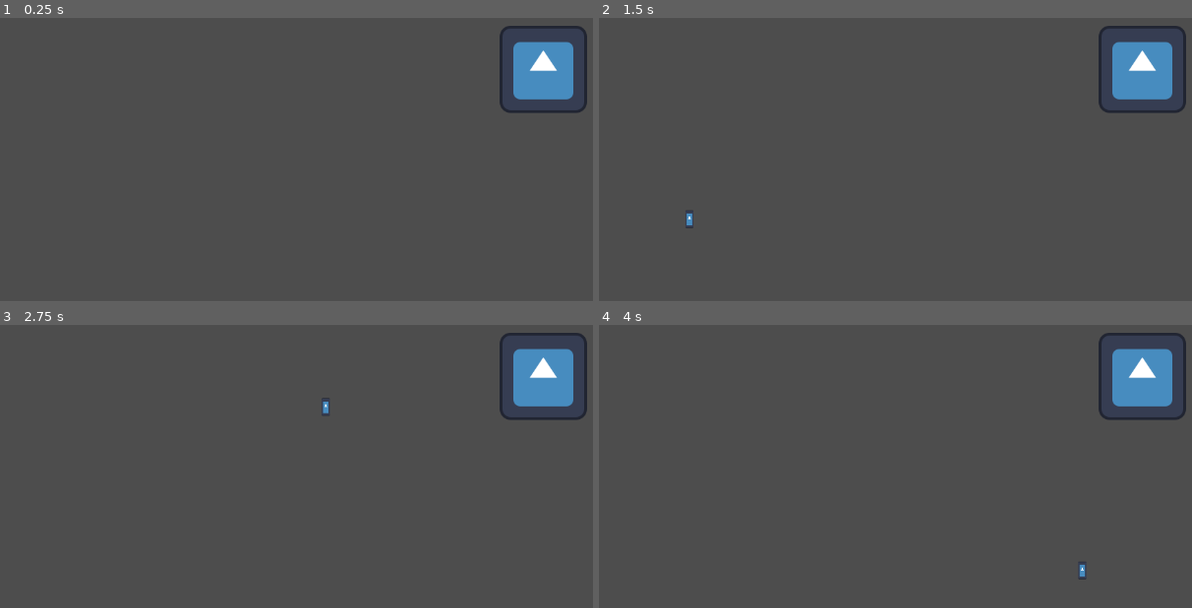
Above: before the commit, frames 1-4 (two rows, left to right).
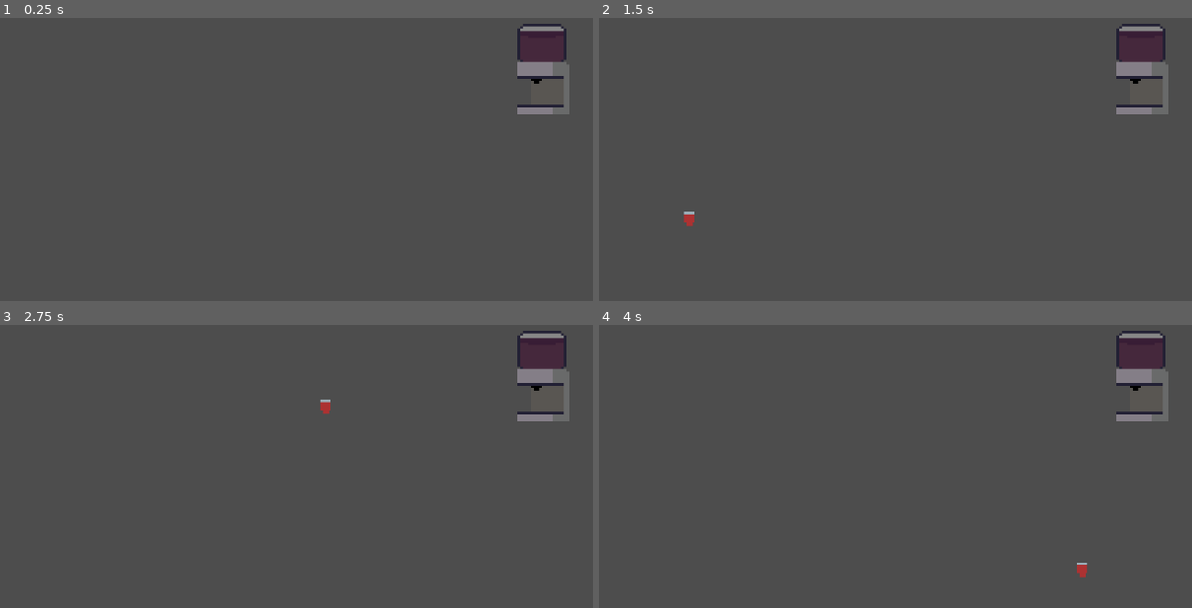
Above: after the commit, the same moments.

Repository: Snares01/GhostShop
Game: Godot game, scene res://Kitchen/kitchen.tscn
Same seed, same stepped clock (60 frames per second), same inputs: the game is played once before the commit and once after it. This scene is started directly instead of the project's main scene. The engine's default icon, where the game draws it, is replaced by a stand-in: a white triangle on a blue panel in a dark square.
Inputs (mouse positions are in pixels of both pictures, inside the frame that each line leads up to):
- Up to frame 1 (0.25 s): no input
- Up to frame 2 (1.5 s): tap Enter at 0.5 s; move the mouse to (1144, 66) at 0.52 s; click (1144, 66) at 0.6 s; tap Space at 1.25 s; move the mouse to (687, 218) at 1.27 s; click (687, 218) at 1.35 s
- Up to frame 3 (2.75 s): tap Enter at 2 s; move the mouse to (326, 407) at 2.02 s; click (326, 407) at 2.1 s
- Up to frame 4 (4 s): tap Space at 2.75 s; move the mouse to (806, 593) at 2.77 s; click (806, 593) at 2.85 s; tap Enter at 3.5 s; move the mouse to (1079, 571) at 3.52 s; click (1079, 571) at 3.6 s

The runs differ from the first frame. In frame 1, 3.3% of the frame differs, in the area x 84-100%, y 2-35%; in frame 2, 3.4%, in the area x 14-100%, y 2-75%; in frame 3, 3.4%; in frame 4, 3.4%.

Commit message:
2 fountains 1 cup

Diff:
--- a/Kitchen/cup.tscn
+++ b/Kitchen/cup.tscn
@@ -1,9 +1,9 @@
 [gd_scene load_steps=3 format=3 uid="uid://ddw3uw7yqc3ip"]
 
-[ext_resource type="Texture2D" uid="uid://biyccjwuflnq3" path="res://icon.svg" id="1_anb2x"]
+[ext_resource type="Texture2D" uid="uid://mqe8uag1wku8" path="res://Kitchen/soda_cup.png" id="1_anb2x"]
 [ext_resource type="Script" uid="uid://u66cxhdu7l6i" path="res://Kitchen/cup.gd" id="2_mjp55"]
 
 [node name="Cup" type="Sprite2D"]
-scale = Vector2(0.1, 0.2)
+scale = Vector2(3, 3)
 texture = ExtResource("1_anb2x")
 script = ExtResource("2_mjp55")
--- a/Kitchen/kitchen.tscn
+++ b/Kitchen/kitchen.tscn
@@ -2,10 +2,10 @@
 
 [ext_resource type="Script" uid="uid://cxbtsr5fgh1ki" path="res://Kitchen/kitchen.gd" id="1_hoq2g"]
 [ext_resource type="Script" uid="uid://bxk0bkj6x4fft" path="res://Kitchen/soda_machine.gd" id="2_0gnlc"]
-[ext_resource type="Texture2D" uid="uid://biyccjwuflnq3" path="res://icon.svg" id="3_k2udy"]
+[ext_resource type="Texture2D" uid="uid://mocq4u4edp63" path="res://Kitchen/soda_fountain.png" id="3_hoq2g"]
 
 [sub_resource type="RectangleShape2D" id="RectangleShape2D_1p2wp"]
-size = Vector2(112, 104)
+size = Vector2(71, 126)
 
 [node name="Kitchen" type="Node2D"]
 script = ExtResource("1_hoq2g")
@@ -16,10 +16,11 @@
 
 [node name="Sprite" type="Sprite2D" parent="Soda_Machine"]
 position = Vector2(-2, 0)
-texture = ExtResource("3_k2udy")
+scale = Vector2(4, 3.5)
+texture = ExtResource("3_hoq2g")
 metadata/_edit_lock_ = true
 
 [node name="CollisionShape2D" type="CollisionShape2D" parent="Soda_Machine"]
-position = Vector2(-2, -4)
+position = Vector2(-3.5, 3)
 shape = SubResource("RectangleShape2D_1p2wp")
 metadata/_edit_lock_ = true
--- a/project.godot
+++ b/project.godot
@@ -25,5 +25,6 @@
 
 [rendering]
 
+textures/canvas_textures/default_texture_filter=0
 renderer/rendering_method="gl_compatibility"
 renderer/rendering_method.mobile="gl_compatibility"
